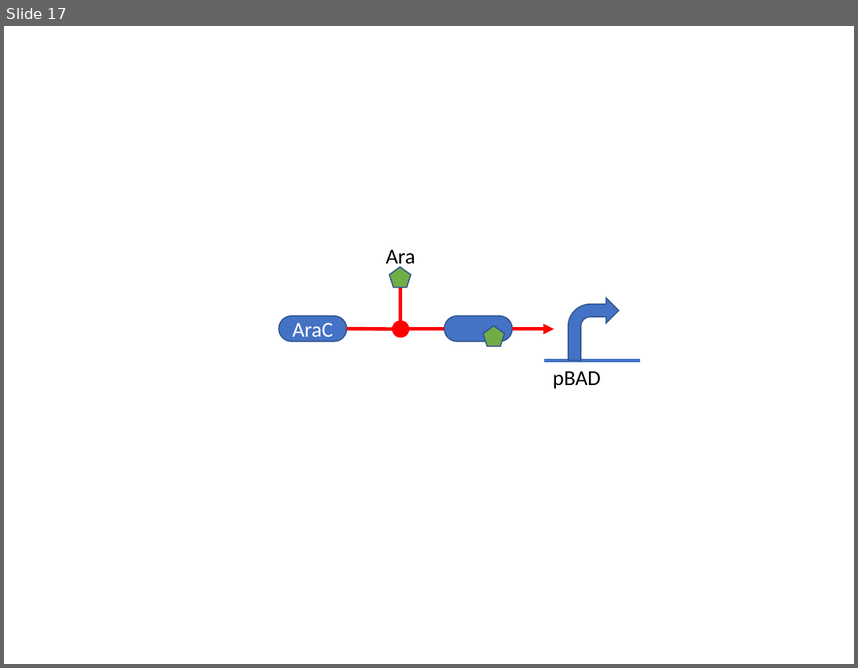
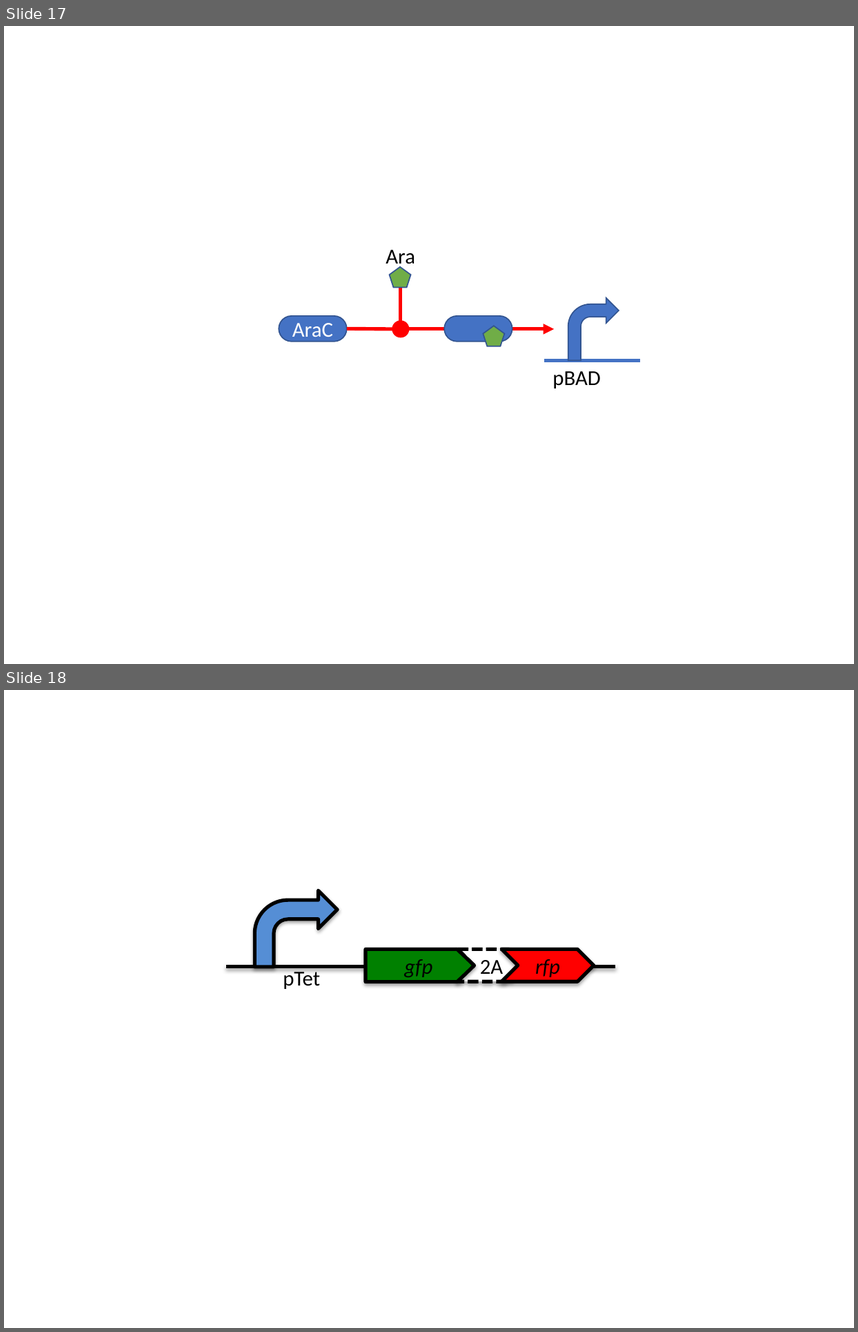
Before and after one commit to SynBioDex/SBOL-visual, a slide deck: specification/imgsrc/examples.pptx. Shown one above the other, each under a label of ours: slide 17 before the commit, slides 17 and 18 after it. The pictures are 858x668 and 858x1332 pixels, drawn with LibreOffice and Linux fonts; fonts in the diff are those of the drawing. Boxes give left, top, right and bottom in pixels: in the first picture for what was removed or moved away, otherwise in the second. Text is boxed around its words. In the diff, an @@ line names an element or a change of style, - is before the commit and + after.

```diff
--- a/specification/imgsrc/examples.pptx
+++ b/specification/imgsrc/examples.pptx
@@ slide 18 added at (4,690,854,1328), background #FFFFFF @@
@@ bent arrow added at (254,891,337,967), fill #558ED5, outline #000000 3 pt @@
@@ right arrow added at (366,949,474,982), fill #008000, outline #000000 3 pt, 18 pt, text #000000, italic @@
+gfp
@@ chevron added at (458,949,525,982), fill #FFFFFF, outline #000000 3 pt dashed, 18 pt, text #000000 @@
+2A
@@ chevron added at (502,949,594,982), fill #FF0000, outline #000000 3 pt, 18 pt, text #000000, italic @@
+rfp
@@ line added from (226, 966) to (615, 966), #000000 3 pt @@
@@ text added at (283,967,320,989), 18 pt, text #000000 @@
+pTet
```
Also in this commit, not shown: 2 other files.
